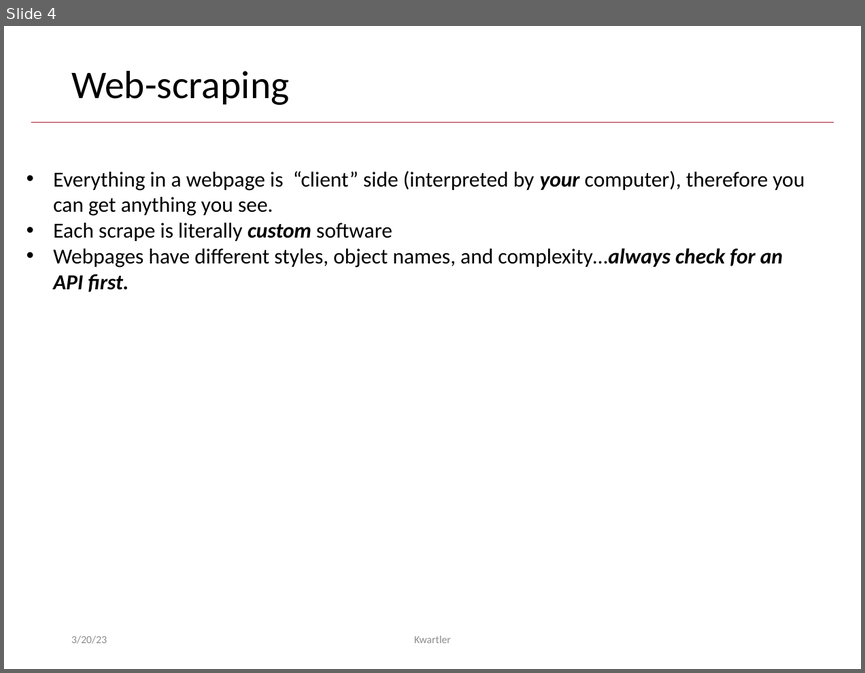
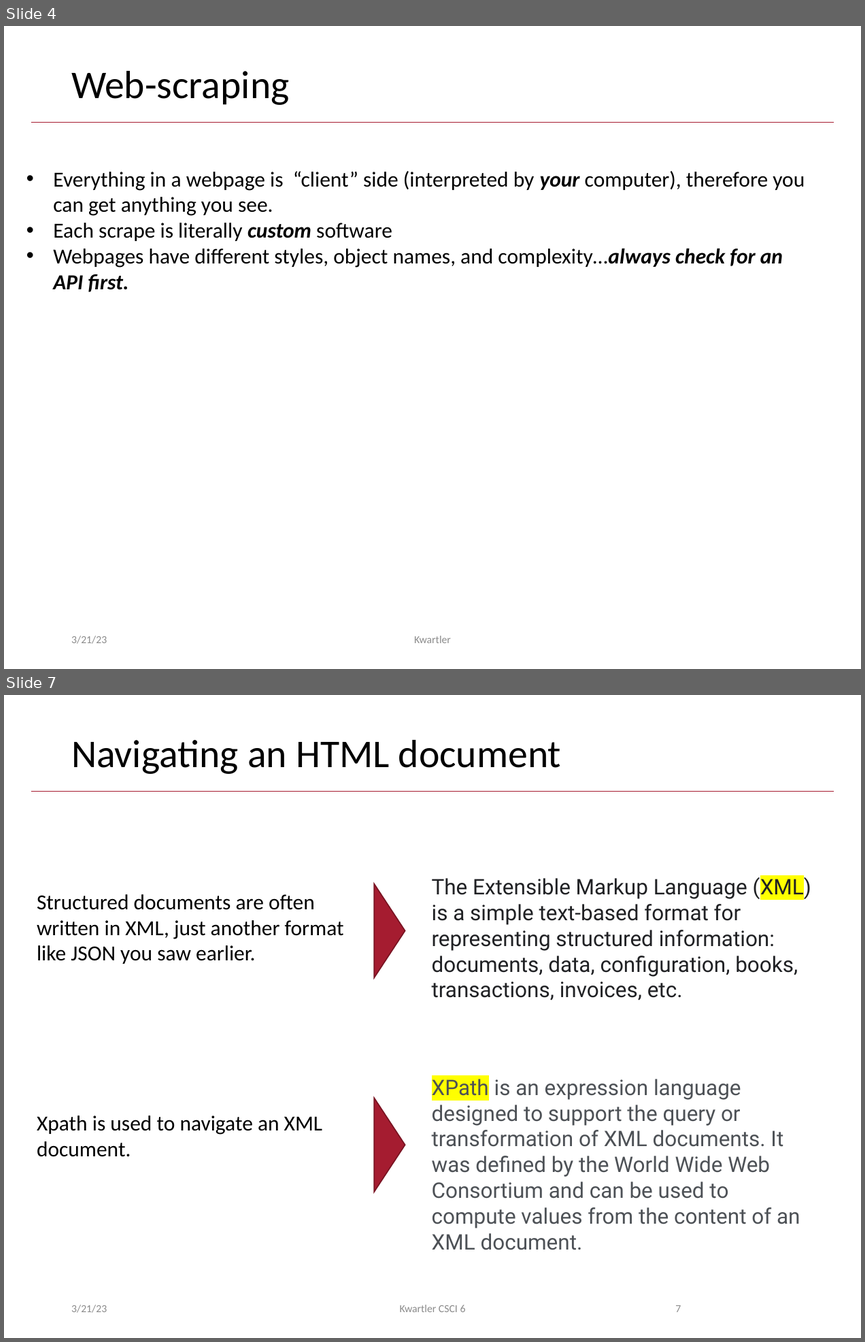
Before and after one commit to kwartler/Hult_Visualizing-Analyzing-Data-with-R, a slide deck: DD1/H_Mar21/C_webscraping.pptx. Shown one above the other, each under a label of ours: slide 4 before the commit, slides 4 and 7 after it; the slides between them are not shown. The pictures are 865x673 and 865x1342 pixels, drawn with LibreOffice and Linux fonts; fonts in the diff are those of the drawing. Boxes give left, top, right and bottom in pixels: in the first picture for what was removed or moved away, otherwise in the second. Text is boxed around its words. In the diff, an @@ line names an element or a change of style, - is before the commit and + after.

```diff
--- a/DD1/H_Mar21/C_webscraping.pptx
+++ b/DD1/H_Mar21/C_webscraping.pptx
@@ slide 7 added at (4,695,861,1338), background #FFFFFF; not listed: 1 template element that a slide beside it also shows @@
@@ title added at (71,740,561,774), 33 pt, text #000000 @@
+Navigating an HTML document
@@ text added at (432,875,811,1000), 18 pt, text #202124 @@
+The Extensible Markup Language (XML) is a simple text-based format for representing structured information: documents, data, configuration, books, transactions, invoices, etc.
@@ text added at (37,894,344,964), 18 pt, text #000000 @@
+Structured documents are often written in XML, just another format like JSON you saw earlier.
@@ triangle added at (374,884,405,977), fill #A51C30, outline #7A1524 1 pt @@
@@ text added at (432,1079,800,1250), 18 pt, text #4D5156 @@
+XPath is an expression language designed to support the query or transformation of XML documents. It was defined by the World Wide Web Consortium and can be used to compute values from the content of an XML document.
@@ triangle added at (374,1098,405,1191), fill #A51C30, outline #7A1524 1 pt @@
@@ text added at (37,1115,322,1157), 18 pt, text #000000 @@
+Xpath is used to navigate an XML document.
@@ text added at (71,1304,107,1312), 9 pt, text #8C8C8C @@
+3/21/23
@@ text added at (400,1304,466,1312), 9 pt, text #8C8C8C @@
+Kwartler CSCI 6
@@ page number added at (675,1305,681,1312), 9 pt, text #8C8C8C @@
+7
@@ slide 4 changed as well @@
@@ text at (71,635,107,643): text changed @@
-3/20/23
+3/21/23
```
Also in this commit, not shown: 3 other slides changed, 10 other slides added, 2 slides removed, 5 other files.
